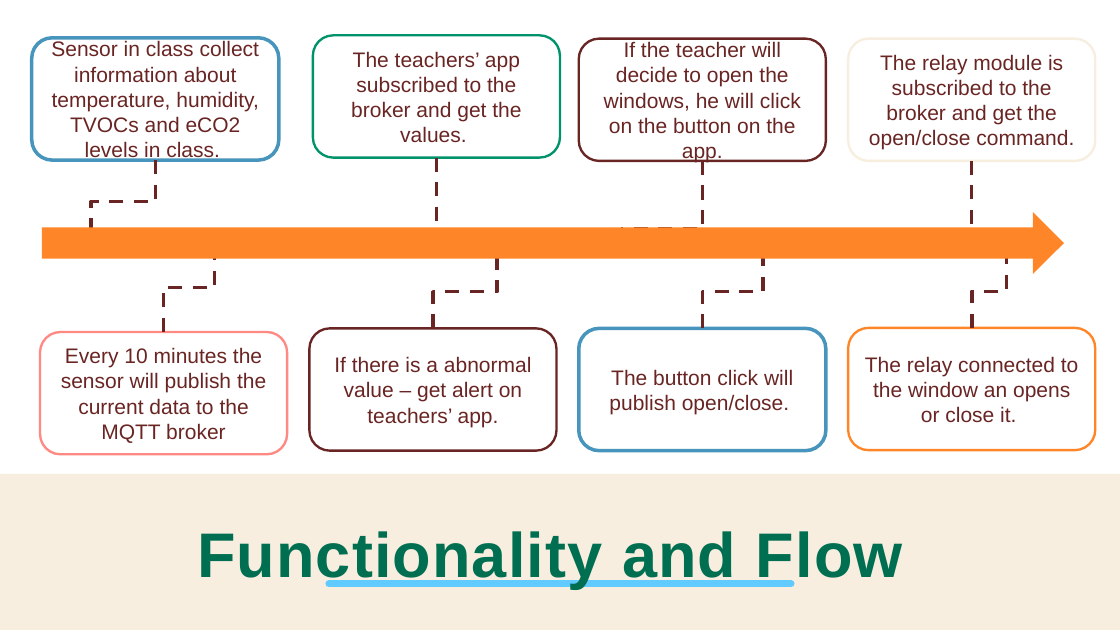
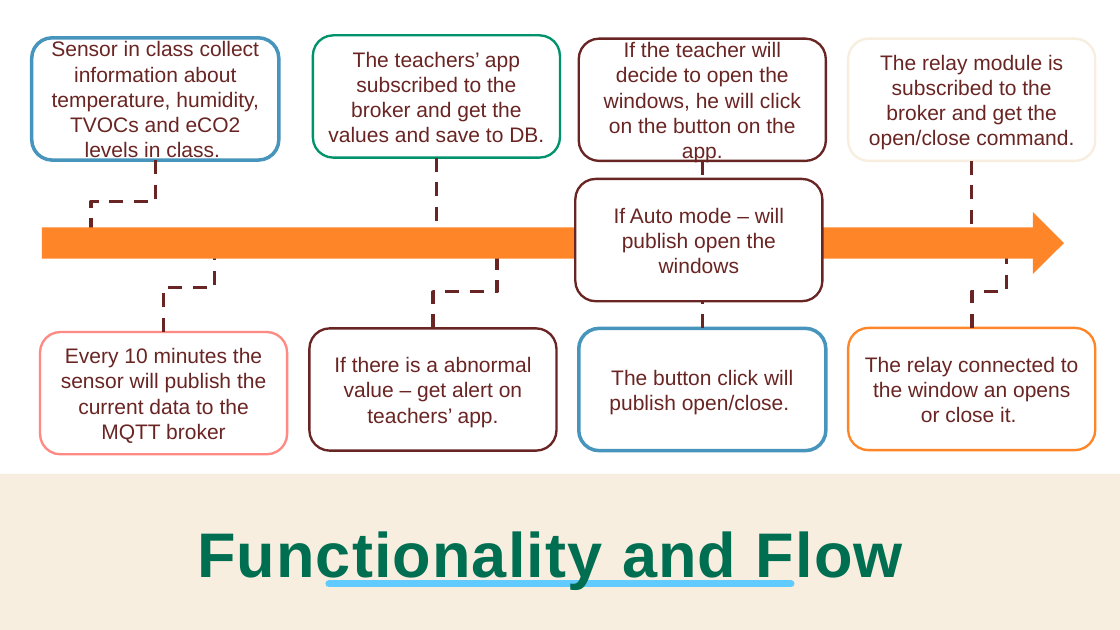
Before and after one commit to hadarasher/IOT_SMART_HOME, a slide deck: slide 7 of PureAir presentation.pptx (slide 9 before the commit). Drawn at 1120x630 pixels with LibreOffice and Linux fonts; fonts in the diff are those of the drawing. Boxes give left, top, right and bottom in pixels: in the first picture for what was removed or moved away, otherwise in the second. Text is boxed around its words. In the diff, an @@ line names an element or a change of style, - is before the commit and + after.

```diff
--- a/PureAir presentation.pptx
+++ b/PureAir presentation.pptx
@@ text in rounded rectangle at (x1=328, y1=51, x2=544, y2=143): text changed @@
-The teachers’ app subscribed to the broker and get the values.
+The teachers’ app subscribed to the broker and get the values and save to DB.
@@ rounded rectangle added at (x1=576, y1=179, x2=823, y2=302), fill #FFFFFF, outline #692523 2 pt, 18 pt, text #692523 @@
+If Auto mode – will publish open the windows
```
Also in this commit, not shown: 4 other slides changed, 2 slides added, 1 slide removed, 3 other files.
